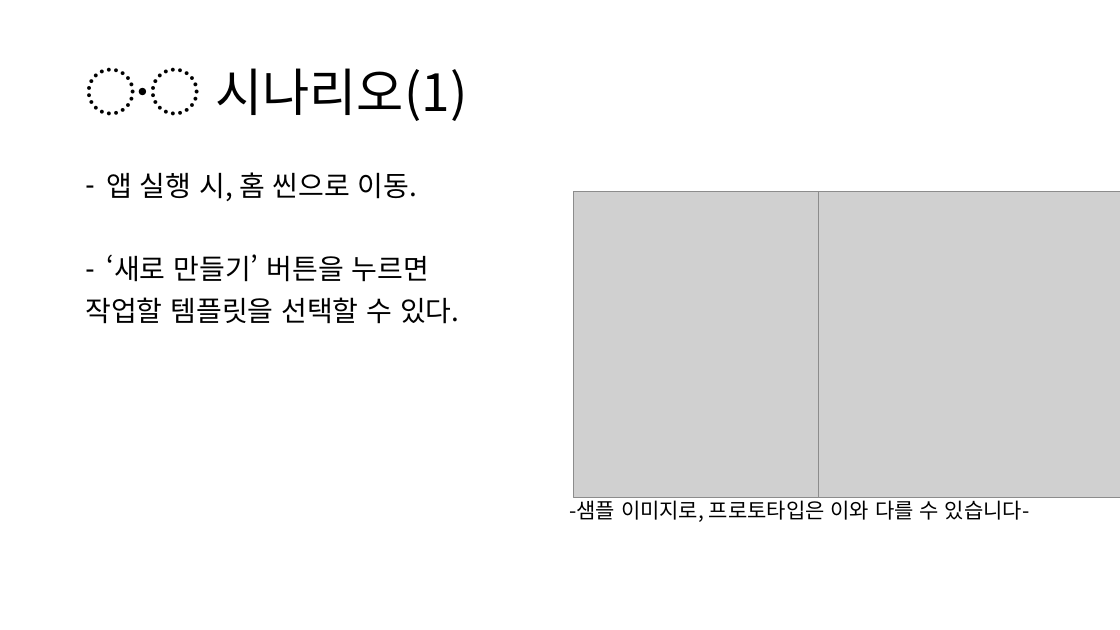
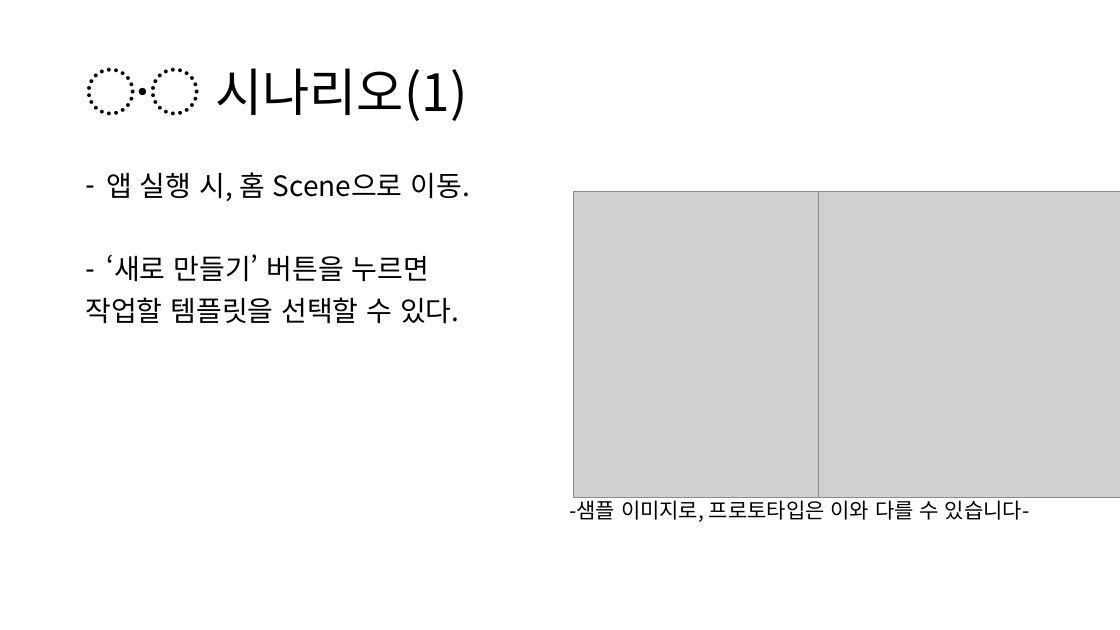
Before and after one commit to OSS-2021-team3/Drawing-Trade, a slide deck: slide 7 of OSS IDEA PROPOSAL.pptx. Drawn at 1120x630 pixels with LibreOffice and Linux fonts; fonts in the diff are those of the drawing; grey boxes stand for pictures. Boxes give left, top, right and bottom in pixels: in the first picture for what was removed or moved away, otherwise in the second. Text is boxed around its words. In the diff, an @@ line names an element or a change of style, - is before the commit and + after.

```diff
--- a/OSS IDEA PROPOSAL.pptx
+++ b/OSS IDEA PROPOSAL.pptx
@@ text at (106, 172, 470, 201): text changed @@
-– 앱 실행 시, 홈 씬으로 이동.
+– 앱 실행 시, 홈 Scene으로 이동.
```
Also in this commit, not shown: 2 other slides changed.
